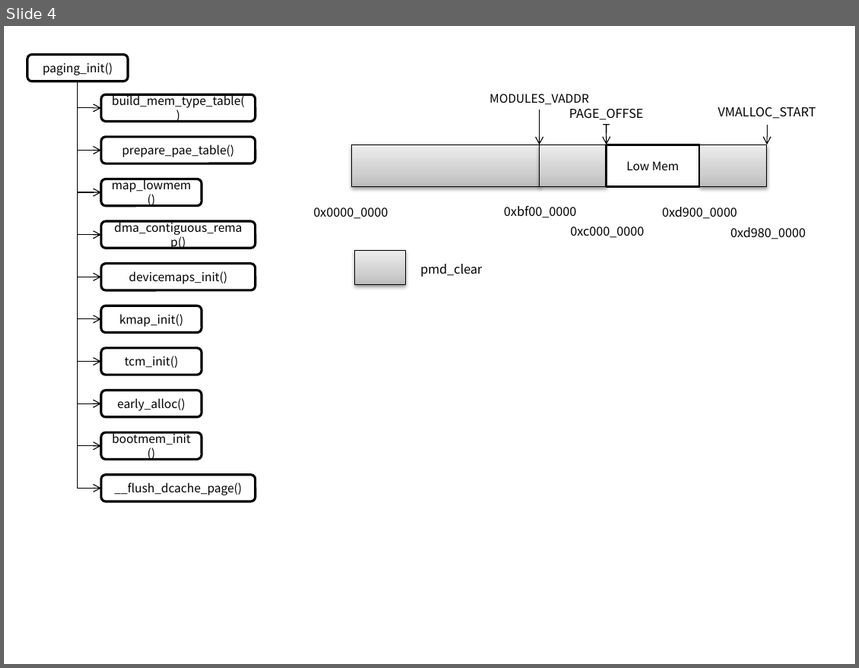
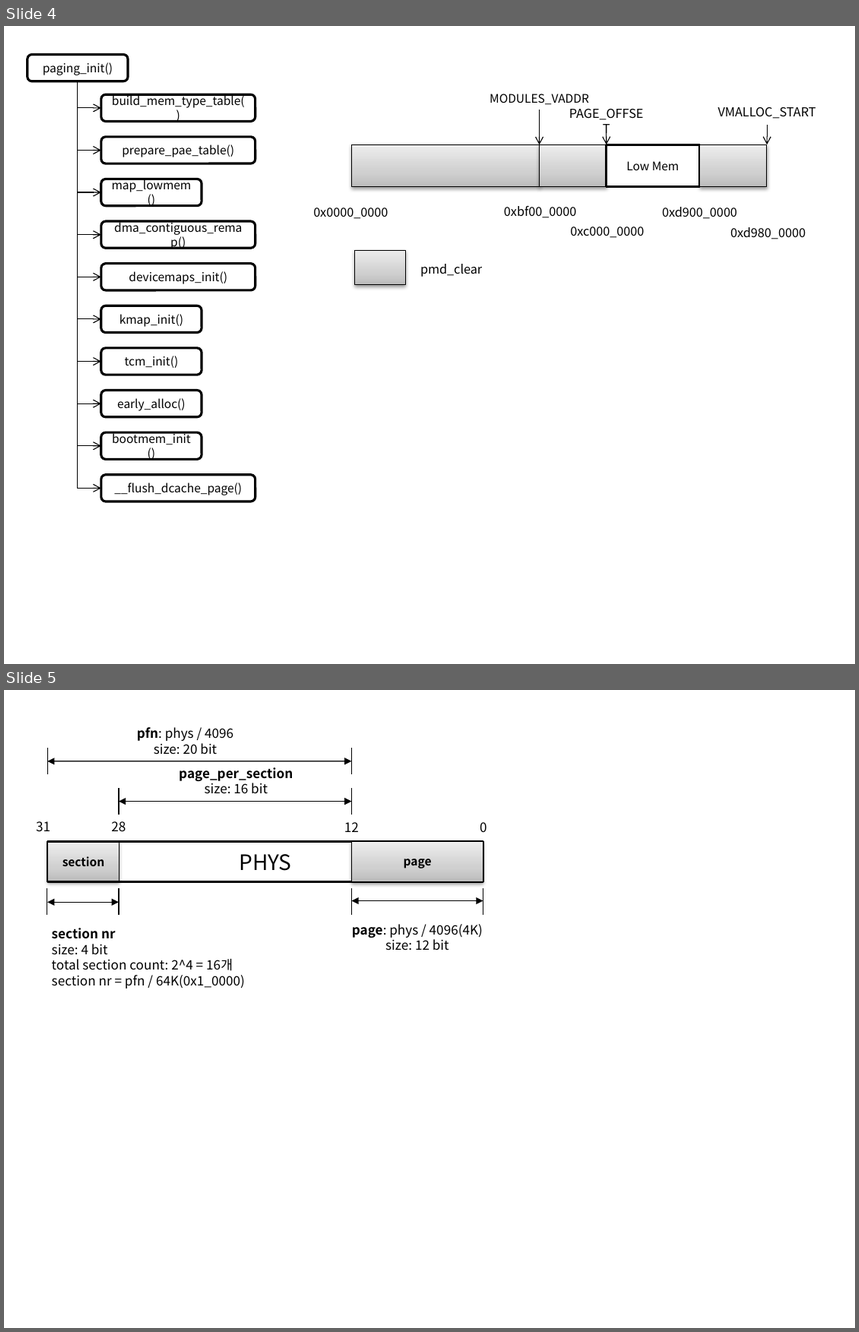
Before and after one commit to iamroot11c/kernel, a slide deck: 00-iamroot11c/users/blomdhal/temp/temp.pptx. Shown one above the other, each under a label of ours: slide 4 before the commit, slides 4 and 5 after it. The pictures are 859x668 and 859x1332 pixels, drawn with LibreOffice and Linux fonts; fonts in the diff are those of the drawing. Boxes give left, top, right and bottom in pixels: in the first picture for what was removed or moved away, otherwise in the second. Text is boxed around its words. In the diff, an @@ line names an element or a change of style, - is before the commit and + after.

```diff
--- a/00-iamroot11c/users/blomdhal/temp/temp.pptx
+++ b/00-iamroot11c/users/blomdhal/temp/temp.pptx
@@ slide 5 added at (4, 690, 855, 1328), background #FFFFFF @@
@@ text added at (137, 727, 234, 755), 11 pt, text #000000 @@
+pfn: phys / 4096
+size: 20 bit
@@ line added from (47, 748) to (47, 774), #000000 0.75 pt @@
@@ line added from (351, 748) to (351, 774), #000000 0.75 pt @@
@@ double arrow added from (47, 761) to (351, 761), #000000 0.75 pt @@
@@ text added at (179, 768, 293, 794), 11 pt, text #000000, bold @@
+page_per_section
+size: 16 bit
@@ line added from (119, 788) to (119, 815), #000000 0.75 pt @@
@@ double arrow added from (119, 802) to (351, 802), #000000 0.75 pt @@
@@ line added from (351, 788) to (351, 815), #000000 0.75 pt @@
@@ text added at (36, 821, 50, 832), 11 pt, text #000000 @@
+31
@@ text added at (111, 821, 126, 832), 11 pt, text #000000 @@
+28
@@ text added at (344, 822, 359, 832), 11 pt, text #000000 @@
+12
@@ text added at (480, 822, 487, 832), 11 pt, text #000000 @@
+0
@@ rectangle added at (47, 841, 484, 882), fill #FFFFFF, outline #000000 2 pt, 18 pt, text #000000 @@
+PHYS
@@ rectangle added at (48, 842, 120, 882), fill gradient #BDBDBD to #D1D1D1 to #EEEEEE, outline #000000 0.75 pt, 10 pt, text #000000, bold @@
+section
@@ line added from (119, 841) to (119, 882), #000000 0.75 pt @@
@@ rectangle added at (352, 841, 484, 882), fill gradient #BDBDBD to #D1D1D1 to #EEEEEE, outline #000000 0.75 pt, 10 pt, text #000000, bold @@
+page
@@ line added from (47, 888) to (47, 916), #000000 0.75 pt @@
@@ line added from (119, 888) to (119, 916), #000000 0.75 pt @@
@@ line added from (351, 888) to (351, 916), #000000 0.75 pt @@
@@ line added from (484, 888) to (484, 916), #000000 0.75 pt @@
@@ double arrow added from (47, 902) to (119, 902), #000000 0.75 pt @@
@@ double arrow added from (351, 901) to (484, 901), #000000 0.75 pt @@
@@ text added at (52, 928, 245, 989), 11 pt, text #000000 @@
+section nr
+size: 4 bit
+total section count: 2^4 = 16개
+section nr = pfn / 64K(0x1_0000)
@@ text added at (352, 924, 483, 951), 11 pt, text #000000 @@
+page: phys / 4096(4K)
+size: 12 bit
```
Also in this commit, not shown: 2 other files.
